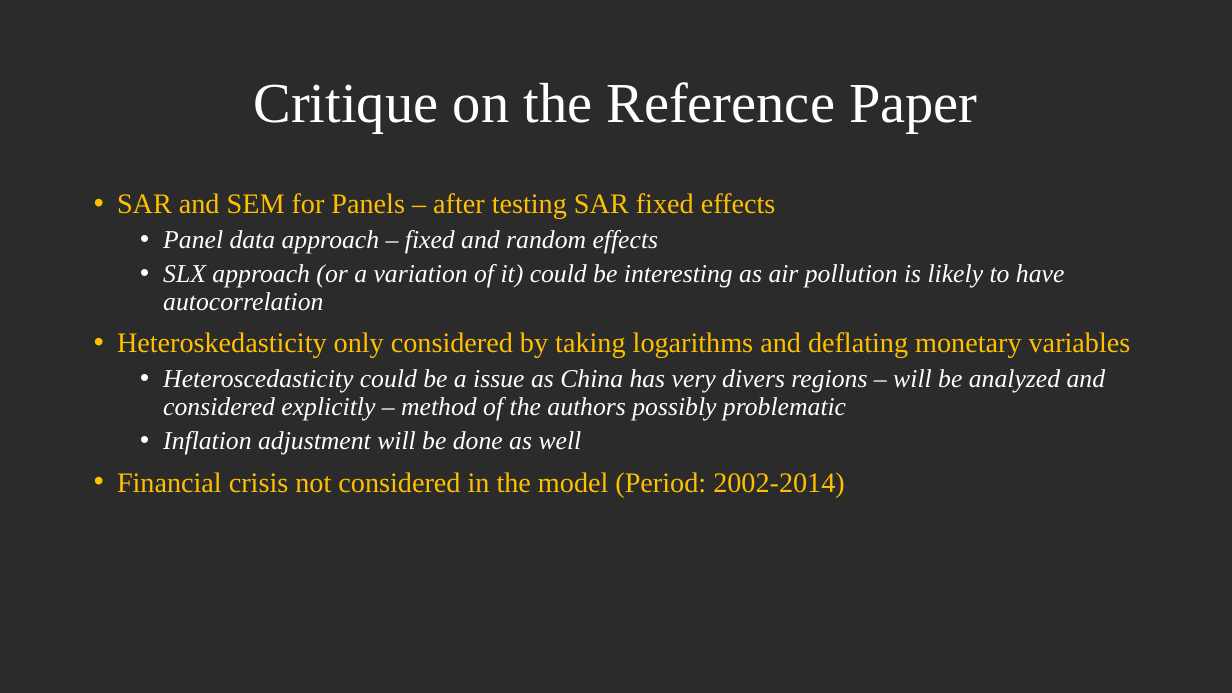
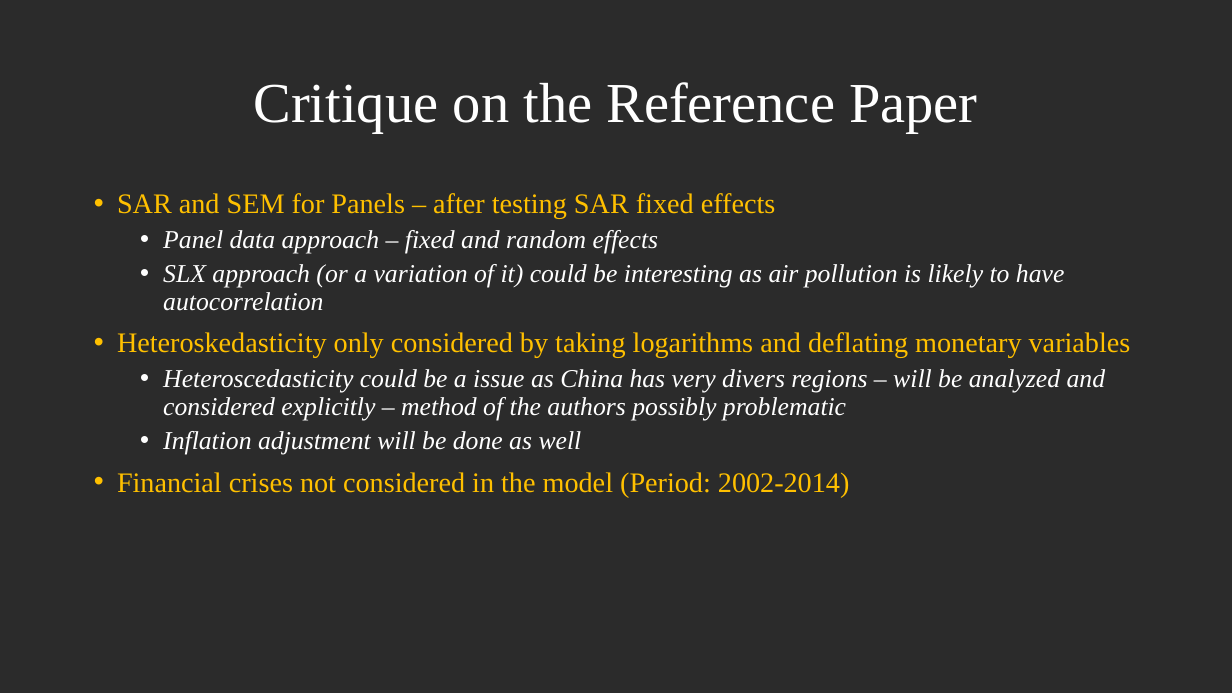
Before and after one commit to fab-bla/Air_Pollution, a slide deck: slide 3 of Presentations/First Presentation/midterm_presentation.pptx. Drawn at 1232x693 pixels with LibreOffice and Linux fonts; fonts in the diff are those of the drawing; background and template pictures are left out; a plain dark background stands for a picture behind light text. Boxes give left, top, right and bottom in pixels: in the first picture for what was removed or moved away, otherwise in the second. Text is boxed around its words. In the diff, an @@ line names an element or a change of style, - is before the commit and + after.

Commit message:
slide update

```diff
--- a/Presentations/First Presentation/midterm_presentation.pptx
+++ b/Presentations/First Presentation/midterm_presentation.pptx
@@ text at [117,472,850,497]: text changed @@
-• Financial crisis not considered in the model (Period: 2002-2014)
+• Financial crises not considered in the model (Period: 2002-2014)
```
Also in this commit, not shown: 3 other slides changed.
